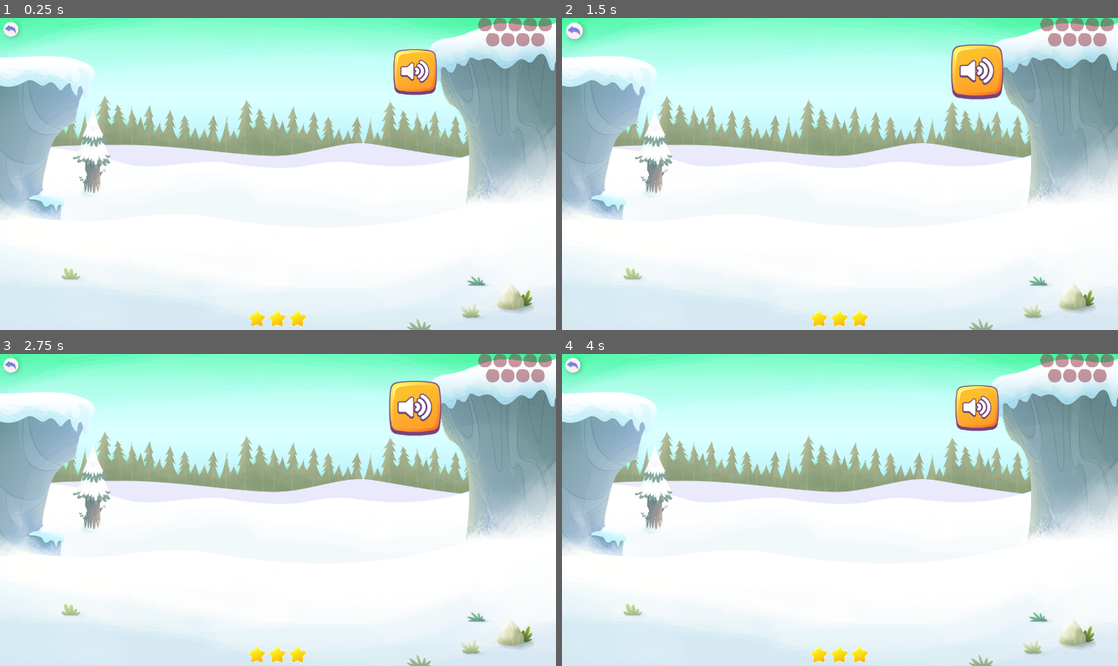
Above: before the commit, frames 1-4 (two rows, left to right).
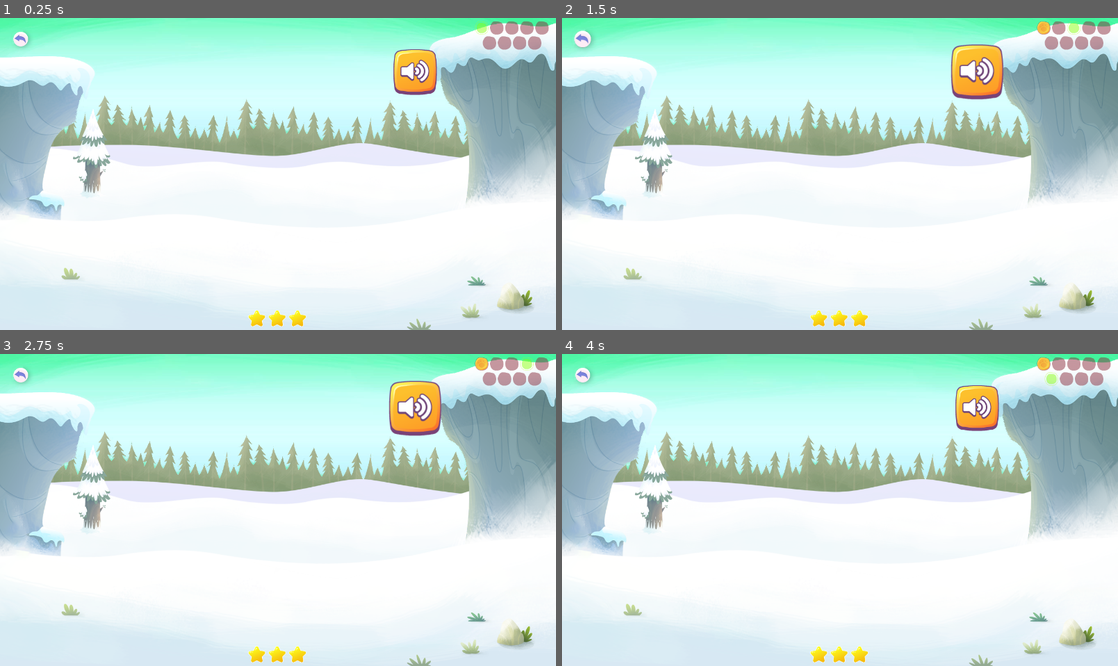
Above: after the commit, the same moments.

Repository: anatolbogun/knock-it-down-godot-port
Game: Godot game, scene res://src/game_states/main_game_state.tscn
The game is run twice, just before and just after one commit, with the same random seed, the same clock (stepped at 60 frames per second) and the same inputs.
Inputs (mouse positions are in pixels of both pictures, inside the frame that each line leads up to; where the layout moved, square brackets give the same spot in the first picture):
- Up to frame 1 (0.25 s): no input
- Up to frame 2 (1.5 s): click (584, 39) [573, 30] at 0.5 s; click (979, 71) at 1.25 s
- Up to frame 3 (2.75 s): click (417, 407) at 2 s
- Up to frame 4 (4 s): click (979, 407) at 2.75 s; tap Enter at 3.5 s; move the mouse to (962, 494) at 3.52 s

The runs differ from the first frame. In frame 1, 0.9% of the frame differs, in the area x 0-100%, y 0-11%; in frame 2, 1.0%; in frame 3, 1.0%; in frame 4, 1.0%.

Commit message:
completed rounds counter

Diff:
--- /dev/null
+++ b/src/actors/rounds.gd
@@ -0,0 +1,70 @@
+extends HFlowContainer
+
+signal all_completed(numTotal:int, numPassed: int, numFailed: int)
+signal round_completed(passed: bool)
+
+
+@export var numRounds:int = 10
+@export_file() var roundTexture:String
+@export_file() var roundCurrentTexture:String
+@export_file() var roundPassTexture:String
+
+var currentRound:int = 1
+
+const STATUS_INCOMPLETE:int = 0
+const STATUS_PASSED:int = 1
+const STATUS_FAILED:int = 2
+
+
+func _enter_tree() -> void:
+	for numRound in numRounds:
+		var _round: = TextureRect.new()
+		_round.set_meta("status", STATUS_INCOMPLETE)
+		_round.texture = load(roundCurrentTexture if numRound == 0 else roundTexture) as Texture2D
+		add_child(_round)
+
+func _all_completed() -> void:
+	print("ALL ROUNDS COMPLETED")
+	all_completed.emit(
+		get_child_count(),
+		get_children().filter(func (child:Node) -> bool: return child.get_meta("status") == STATUS_PASSED).size(),
+		get_children().filter(func (child:Node) -> bool: return child.get_meta("status") == STATUS_FAILED).size(),
+	)
+
+func next_round(passed:bool) -> void:
+	var incompleteRounds: = get_children().filter(
+		func (child:Node) -> bool: return child.get_meta("status") == STATUS_INCOMPLETE
+	)
+
+	if (incompleteRounds.is_empty()):
+		return
+
+	var _round = incompleteRounds[0]
+
+	if (passed):
+		_round.set_meta("status", STATUS_PASSED)
+		_round.texture = load(roundPassTexture)
+	else:
+		_round.set_meta("status", STATUS_FAILED)
+		_round.texture = load(roundTexture)
+
+	round_completed.emit(passed)
+
+	if (incompleteRounds.size() > 1):
+		incompleteRounds[1].texture = load(roundCurrentTexture)
+	else:
+		_all_completed()
+
+func pass_round() -> void:
+	next_round(true)
+
+func fail_round() -> void:
+	next_round(false)
+
+# TEMP DEV: just testing the rounds counter
+
+func _on_back_button_pressed() -> void:
+	pass_round()
+
+func _on_texture_button_pressed() -> void:
+	fail_round()
--- /dev/null
+++ b/src/actors/rounds.tscn
@@ -0,0 +1,10 @@
+[gd_scene load_steps=2 format=3 uid="uid://cbi4jcb5fpp27"]
+
+[ext_resource type="Script" path="res://src/actors/rounds.gd" id="1_jfetc"]
+
+[node name="Rounds" type="HFlowContainer"]
+offset_right = 200.0
+offset_bottom = 80.0
+alignment = 1
+script = ExtResource("1_jfetc")
+roundTexture = "res://assets/spritesheets/common.sprites/counter_dot_2.tres"
--- /dev/null
+++ b/src/classes/smoother.gd
@@ -0,0 +1,229 @@
+# MIT LICENSE
+#
+# Copyright 2022 Anatol Bogun
+#
+# Permission is hereby granted, free of charge, to any person obtaining a copy of this software and
+# associated documentation files (the "Software"), to deal in the Software without restriction,
+# including without limitation the rights to use, copy, modify, merge, publish, distribute,
+# sublicense, and/or sell copies of the Software, and to permit persons to whom the Software is
+# furnished to do so, subject to the following conditions:
+#
+# The above copyright notice and this permission notice shall be included in all copies or
+# substantial portions of the Software.
+#
+# THE SOFTWARE IS PROVIDED "AS IS", WITHOUT WARRANTY OF ANY KIND, EXPRESS OR IMPLIED, INCLUDING BUT
+# NOT LIMITED TO THE WARRANTIES OF MERCHANTABILITY, FITNESS FOR A PARTICULAR PURPOSE AND
+# NONINFRINGEMENT. IN NO EVENT SHALL THE AUTHORS OR COPYRIGHT HOLDERS BE LIABLE FOR ANY CLAIM,
+# DAMAGES OR OTHER LIABILITY, WHETHER IN AN ACTION OF CONTRACT, TORT OR OTHERWISE, ARISING FROM,
+# OUT OF OR IN CONNECTION WITH THE SOFTWARE OR THE USE OR OTHER DEALINGS IN THE SOFTWARE.
+
+
+class_name Smoother extends Node
+
+## Smoother Node
+## Version: 1.0.3
+##
+## A node type that smoothes scene nodes' properties by interpolating _physics_process steps.
+##
+## For documentation please visit https://github.com/anatolbogun/godot-smoother-node .
+
+## Node properties that are interpolated.
+## Defaults to ["position"], even if not displayed in the inspector.
+@export var properties:Array[String] = ["position"]
+
+## Apply interpolation to this node's parent.
+@export var smooth_parent: = true :
+	set (value):
+		if value == false:
+			# remove parent from _properties in case this gets toggled on and off during runtime
+			_properties.erase(get_parent())
+
+		smooth_parent = value
+
+## Apply interpolation to the recursive children of this node's parent.
+@export var recursive: = true
+
+## Explicitly include node paths in addition to the nodes that are included by other Smoother
+## settings.
+@export var includes:Array[NodePath] = []
+
+## Explicitly exclude node paths.
+## This will exclude nodes that would otherwise be included by other settings.
+@export var excludes:Array[NodePath] = []
+
+# get an array of all currently smoothed nodes; mainly for debugging performance optimisations
+var smoothed_nodes:Array[Node] :
+	get:
+		var parent: = get_parent()
+		return _get_physics_process_nodes(parent, !smooth_parent) if parent != null else [] as Array[Node]
+
+var _properties: = {}
+var _physics_process_nodes:Array[Node]
+var _physics_process_just_updated: = false
+
+
+## Reset all smoothed nodes.
+func reset() -> void:
+	_properties.clear()
+
+
+## Reset a specific node. You may want to call this when a node gets teleported.
+func reset_node(node:Node) -> void:
+	_properties.erase(node)
+
+
+## Reset a specific Node by NodePath. You may want to call this when a Node gets teleported.
+func reset_node_path(path:NodePath) -> void:
+	var node: = get_node_or_null(path)
+
+	if node != null:
+		reset_node(node)
+
+
+## Add a Node to the includes Array[NodePath].
+func add_include_node(node:Node) -> Array[NodePath]:
+	return add_include_path(get_path_to(node))
+
+
+## Add a NodePath to the includes Array[NodePath].
+func add_include_path(path:NodePath) -> Array[NodePath]:
+	return _add_unique_to_array(includes, path) as Array[NodePath]
+
+
+## Remove a Node from the includes Array[NodePath].
+func remove_include_node(node:Node) -> Array[NodePath]:
+	return remove_include_path(get_path_to(node))
+
+
+## Remove a NodePath from the includes Array[NodePath].
+func remove_include_path(path:NodePath) -> Array[NodePath]:
+	return _remove_all_from_array(includes, path) as Array[NodePath]
+
+
+## Add a Node to the excludes Array[NodePath].
+func add_exclude_node(node:Node) -> Array[NodePath]:
+	return add_exclude_path(get_path_to(node))
+
+
+## Add a NodePath to the excludes Array[NodePath].
+func add_exclude_path(path:NodePath) -> Array[NodePath]:
+	return _add_unique_to_array(excludes, path) as Array[NodePath]
+
+
+## Remove a Node from the excludes Array[NodePath].
+func remove_exclude_node(node:Node) -> Array[NodePath]:
+	return remove_exclude_path(get_path_to(node))
+
+
+## Remove a NodePath from the excludes Array[NodePath].
+func remove_exclude_path(path:NodePath) -> Array[NodePath]:
+	return _remove_all_from_array(excludes, path) as Array[NodePath]
+
+
+## Add an item to an array unless the array already contains that item.
+func _add_unique_to_array(array:Array, item:Variant) -> Array:
+	if !array.has(item):
+		array.push_back(item)
+
+	return array
+
+
+## Remove all array items that match item.
+func _remove_all_from_array(array:Array, item:Variant) -> Array:
+	while array.has(item):
+		array.erase(item)
+
+	return array
+
+
+## Apply interpolation to all smoothed_nodes supported properties.
+func _process(_delta: float) -> void:
+	for node in _physics_process_nodes:
+		if !_properties.has(node): continue
+
+		for property in _properties[node]:
+			var values = _properties[node][property]
+
+			if values.size() == 2:
+				if _physics_process_just_updated:
+					values[1] = node[property]
+
+				node[property] = lerp(values[0], values[1], Engine.get_physics_interpolation_fraction())
+
+	_physics_process_just_updated = false
+
+
+## Store all smoothed_nodes' relevant properties of the previous (origin) and this (target)
+## _physics_process frames for interpolation in the upcoming _process frames and apply the origin
+## values.
+func _physics_process(_delta: float) -> void:
+	var parent: = get_parent()
+	if parent == null: return
+
+	# move this node to the top of the parent tree (typically a scene's root node) so that it is
+	# called before all other _physics_processes
+	parent.move_child(self, 0)
+
+	if smooth_parent:
+		process_priority = parent.process_priority - 1
+
+	# update the relevant nodes once per _physics_process
+	_physics_process_nodes = _get_physics_process_nodes(parent, !smooth_parent)
+
+	# clean up _properties
+	for key in _properties.keys():
+		if !_physics_process_nodes.has(key):
+			_properties.erase(key)
+
+	for node in _physics_process_nodes:
+		if !_properties.has(node):
+			# called on the first frame after a node was added to _properties
+			_properties[node] = {}
+
+			# clean up _properties when a node exited the tree
+			node.tree_exited.connect(func (): _properties.erase(node))
+
+		for property in properties:
+			if ! property in node: continue
+
+			if !_properties[node].has(property):
+				# called on the first frame after a node was added to _properties
+				_properties[node][property] = [node[property]]
+			elif _properties[node][property].size() < 2:
+				# called on the second frame after a node was added to _properties
+				_properties[node][property].push_front(_properties[node][property][0])
+				_properties[node][property][1] = node[property]
+			else:
+				_properties[node][property][0] = _properties[node][property][1]
+				node[property] = _properties[node][property][0]
+
+	_physics_process_just_updated = true
+
+
+## Get the relevant nodes to be smoothed based on this node's tree position and properties.
+func _get_physics_process_nodes(node: Node, ignore_node: = false, with_includes: = true) -> Array[Node]:
+	var nodes:Array[Node] = []
+
+	nodes.assign(includes.map(
+		get_node_or_null
+	).filter(
+		func (node:Node) -> bool: return node != null && !excludes.has(get_path_to(node))
+	) if with_includes else [])
+
+	if (
+		!ignore_node
+		&& node != self
+		&& !node is RigidBody2D
+		&& !node is RigidBody3D
+		&& !nodes.has(node)
+		&& !excludes.has(get_path_to(node))
+		&& node.has_method("_physics_process")
+	):
+		nodes.push_back(node)
+
+	if recursive:
+		for child in node.get_children():
+			for nested_node in _get_physics_process_nodes(child, false, false):
+				_add_unique_to_array(nodes, nested_node)
+
+	return nodes
--- a/src/game_states/main_game_state.tscn
+++ b/src/game_states/main_game_state.tscn
@@ -6,8 +6,9 @@
 [ext_resource type="Script" path="res://src/actors/HoverButton.gd" id="4_183qp"]
 [ext_resource type="Texture2D" uid="uid://cyra0owm460tb" path="res://assets/spritesheets/assets.sprites/buttonAudio.tres" id="5_47i7q"]
 [ext_resource type="Texture2D" uid="uid://cbwung2jha00r" path="res://assets/spritesheets/assets.sprites/buttonAudioDown.tres" id="6_2nnj2"]
-[ext_resource type="Texture2D" uid="uid://dg2ducnan3grv" path="res://assets/spritesheets/common.sprites/counter_dot_2.tres" id="7_p7qtp"]
+[ext_resource type="PackedScene" uid="uid://cbi4jcb5fpp27" path="res://src/actors/rounds.tscn" id="7_0u8r4"]
 [ext_resource type="Texture2D" uid="uid://crsgclfle4ss5" path="res://assets/spritesheets/lives.sprites/life.tres" id="8_g4pux"]
+[ext_resource type="Script" path="res://src/classes/smoother.gd" id="9_fsder"]
 
 [node name="MainGameState" type="Node2D"]
 
@@ -34,11 +35,12 @@
 
 [node name="BackButton" type="TextureButton" parent="Control"]
 layout_mode = 0
-offset_right = 40.0
-offset_bottom = 40.0
+offset_left = 24.0
+offset_top = 24.0
+offset_right = 84.0
+offset_bottom = 84.0
 texture_normal = ExtResource("3_33gha")
 script = ExtResource("4_183qp")
-center_pivot = false
 hover_scale = 1.5
 
 [node name="TextureButton" type="TextureButton" parent="Control"]
@@ -51,51 +53,19 @@
 texture_pressed = ExtResource("6_2nnj2")
 script = ExtResource("4_183qp")
 
-[node name="Rounds" type="HFlowContainer" parent="Control"]
+[node name="Rounds" parent="Control" instance=ExtResource("7_0u8r4")]
 layout_mode = 1
 anchors_preset = 1
 anchor_left = 1.0
 anchor_right = 1.0
-offset_left = -200.0
-offset_bottom = 80.0
+offset_left = -208.0
+offset_top = 8.0
+offset_right = -8.0
+offset_bottom = 88.0
 grow_horizontal = 0
-alignment = 1
-
-[node name="Round1" type="TextureRect" parent="Control/Rounds"]
-layout_mode = 2
-texture = ExtResource("7_p7qtp")
-
-[node name="Round2" type="TextureRect" parent="Control/Rounds"]
-layout_mode = 2
-texture = ExtResource("7_p7qtp")
-
-[node name="Round3" type="TextureRect" parent="Control/Rounds"]
-layout_mode = 2
-texture = ExtResource("7_p7qtp")
-
-[node name="Round4" type="TextureRect" parent="Control/Rounds"]
-layout_mode = 2
-texture = ExtResource("7_p7qtp")
-
-[node name="Round5" type="TextureRect" parent="Control/Rounds"]
-layout_mode = 2
-texture = ExtResource("7_p7qtp")
-
-[node name="Round6" type="TextureRect" parent="Control/Rounds"]
-layout_mode = 2
-texture = ExtResource("7_p7qtp")
-
-[node name="Round7" type="TextureRect" parent="Control/Rounds"]
-layout_mode = 2
-texture = ExtResource("7_p7qtp")
-
-[node name="Round8" type="TextureRect" parent="Control/Rounds"]
-layout_mode = 2
-texture = ExtResource("7_p7qtp")
-
-[node name="Round9" type="TextureRect" parent="Control/Rounds"]
-layout_mode = 2
-texture = ExtResource("7_p7qtp")
+numRounds = 9
+roundCurrentTexture = "res://assets/spritesheets/common.sprites/counter_dot_3.tres"
+roundPassTexture = "res://assets/spritesheets/common.sprites/counter_dot_1.tres"
 
 [node name="Lives" type="HFlowContainer" parent="Control"]
 layout_mode = 1
@@ -121,3 +91,9 @@
 [node name="Life3" type="TextureRect" parent="Control/Lives"]
 layout_mode = 2
 texture = ExtResource("8_g4pux")
+
+[node name="Smoother" type="Node" parent="."]
+script = ExtResource("9_fsder")
+
+[connection signal="pressed" from="Control/BackButton" to="Control/Rounds" method="_on_back_button_pressed"]
+[connection signal="pressed" from="Control/TextureButton" to="Control/Rounds" method="_on_texture_button_pressed"]
Not shown: 1 places in src/game_states/main_game_state.tscn that only renumber resources
